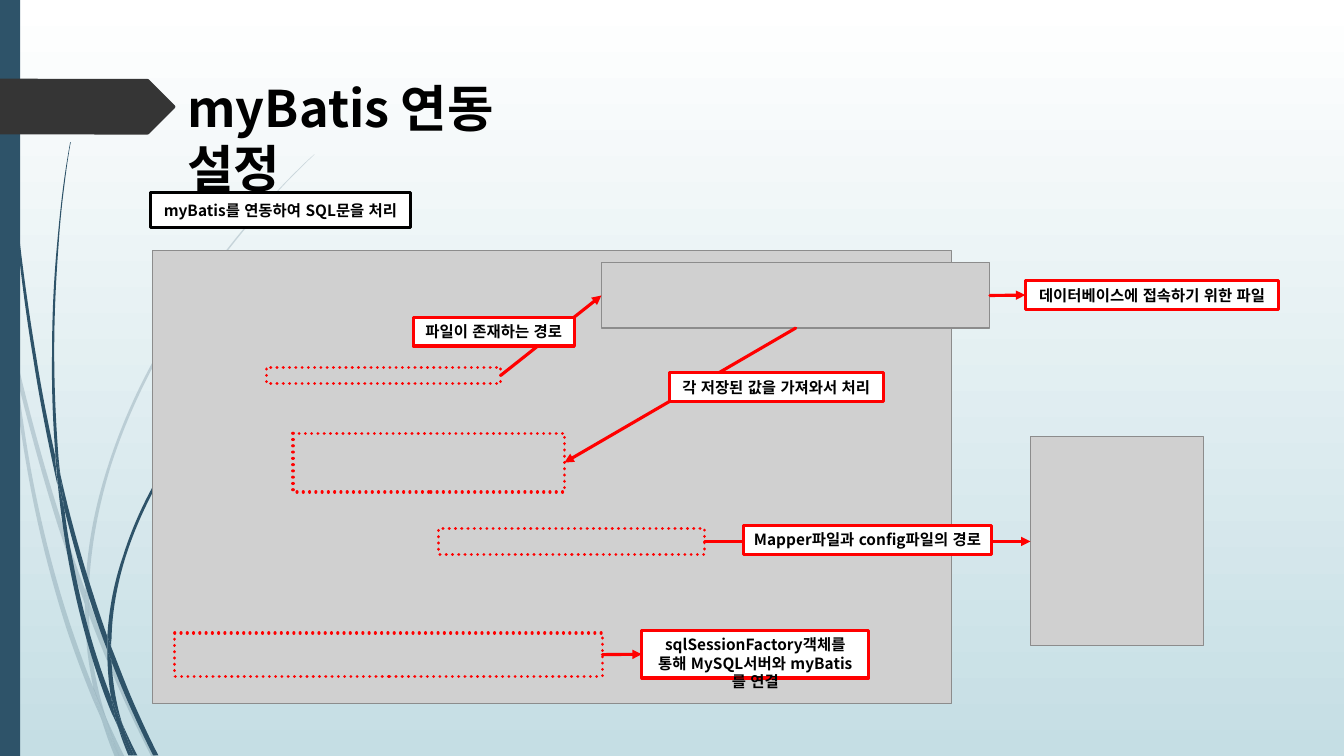
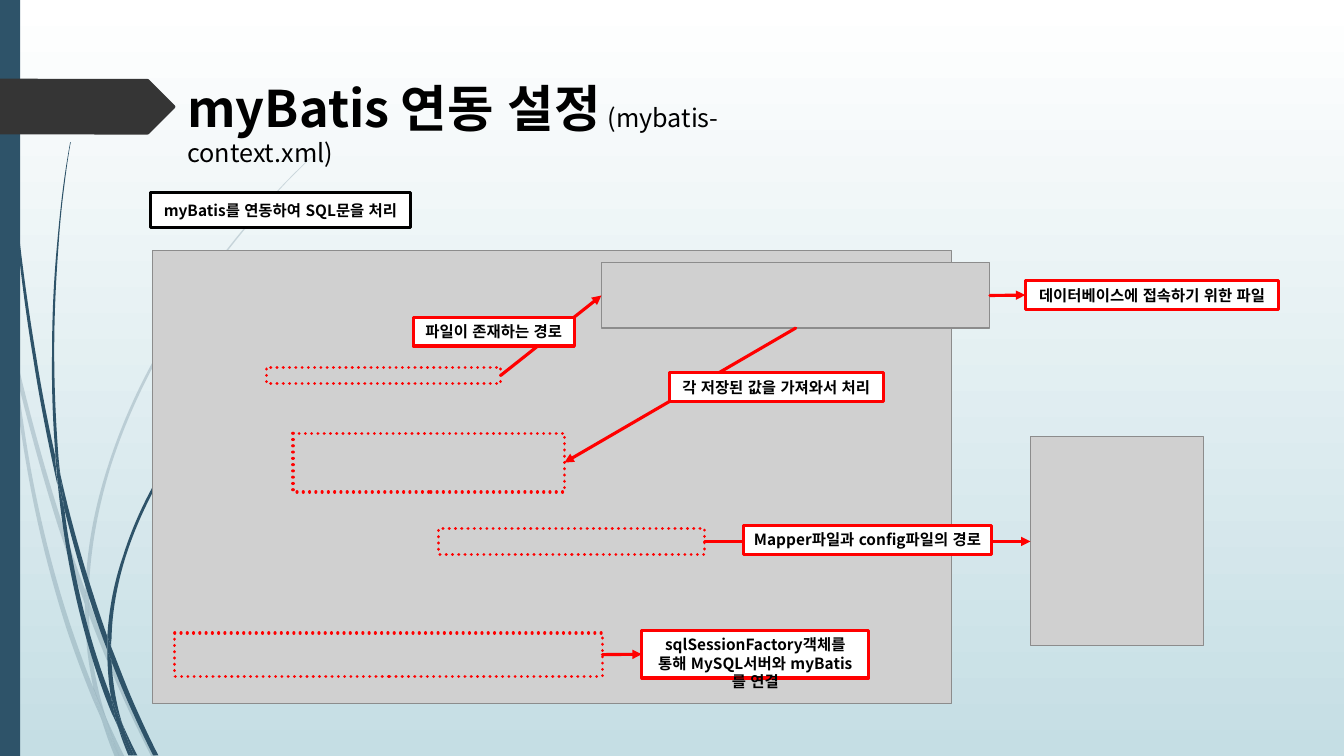
Before and after one commit to himediaai/DongOuk, a slide deck: slide 10 of 쇼핑몰.pptx (slide 9 before the commit). Drawn at 1344x756 pixels with LibreOffice and Linux fonts; fonts in the diff are those of the drawing; grey boxes stand for pictures. Boxes give left, top, right and bottom in pixels: in the first picture for what was removed or moved away, otherwise in the second. Text is boxed around its words. In the diff, an @@ line names an element or a change of style, - is before the commit and + after.

```diff
--- a/쇼핑몰.pptx
+++ b/쇼핑몰.pptx
@@ text at [187,84,719,167]: text changed; size 36 to 18 pt; bold off @@
-myBatis 연동 설정
+myBatis 연동 설정 (mybatis-context.xml)
```
Also in this commit, not shown: 2 other slides changed, 5 slides added, 1 slide removed.
